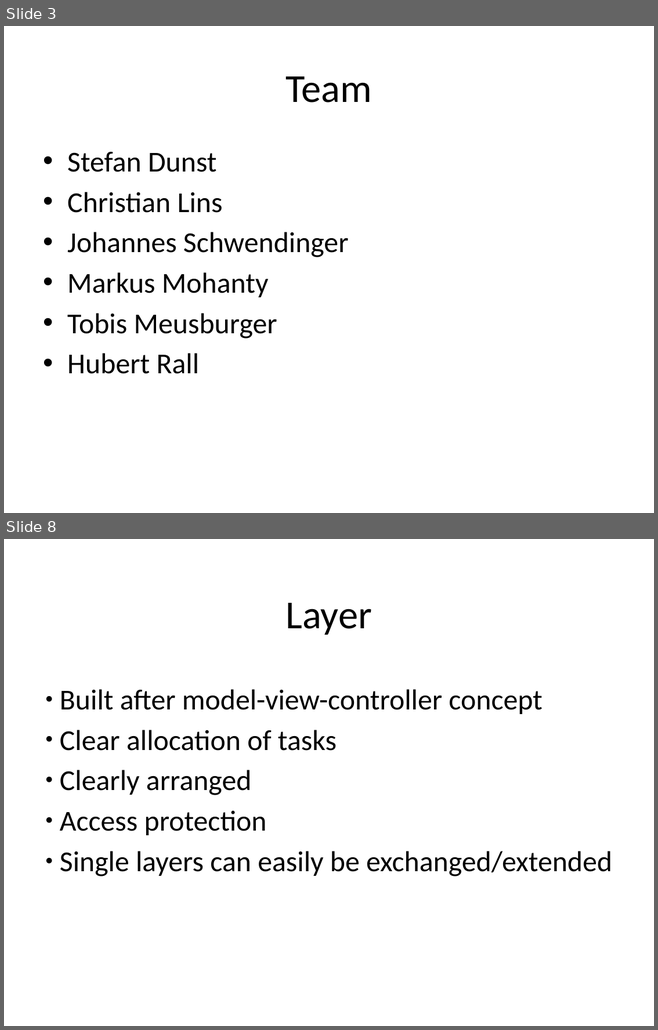
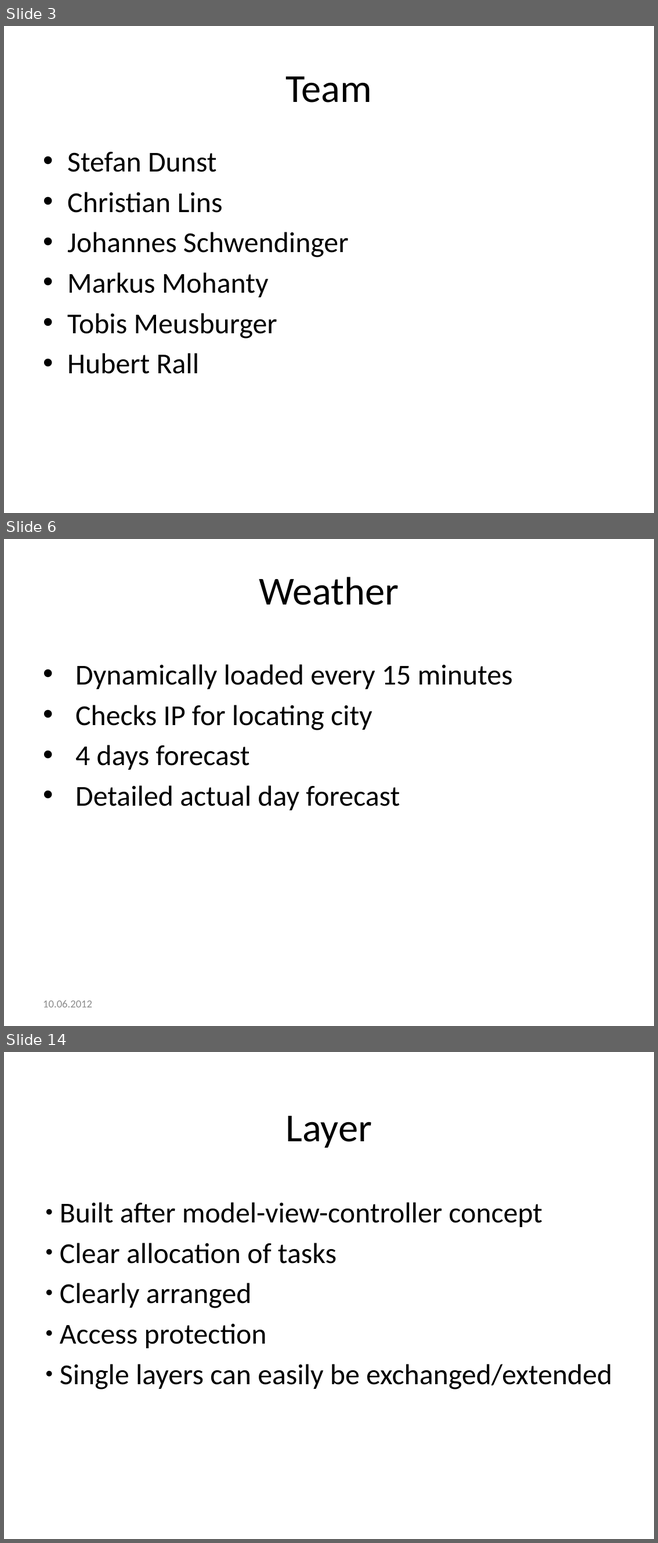
Before and after one commit to markusmo/HotelSoftware, a slide deck: Documentation/Praesentation/PresentationRoomanizer.pptx. Shown one above the other, each under a label of ours: slides 3 and 8 before the commit, slides 3, 6 and 14 after it; the slides between them are not shown. The pictures are 658x1030 and 658x1543 pixels, drawn with LibreOffice and Linux fonts; fonts in the diff are those of the drawing. Boxes give left, top, right and bottom in pixels: in the first picture for what was removed or moved away, otherwise in the second. Text is boxed around its words. In the diff, an @@ line names an element or a change of style, - is before the commit and + after.

```diff
--- a/Documentation/Praesentation/PresentationRoomanizer.pptx
+++ b/Documentation/Praesentation/PresentationRoomanizer.pptx
@@ slide 6 added at <box>4,539,654,1026</box>, background #FFFFFF @@
@@ text added at <box>259,577,398,605</box>, 44 pt, text #000000 @@
+Weather
@@ text added at <box>75,664,513,810</box>, 32 pt, text #000000 @@
+• Dynamically loaded every 15 minutes
+• Checks IP for locating city
+• 4 days forecast
+• Detailed actual day forecast
@@ text added at <box>43,1000,92,1008</box>, 12 pt, text #8C8C8C @@
+10.06.2012
@@ what was slide 8 is now slide 14 @@
```
Also in this commit, not shown: 2 slides changed, 9 other slides added, 4 slides removed, 1 other file.
